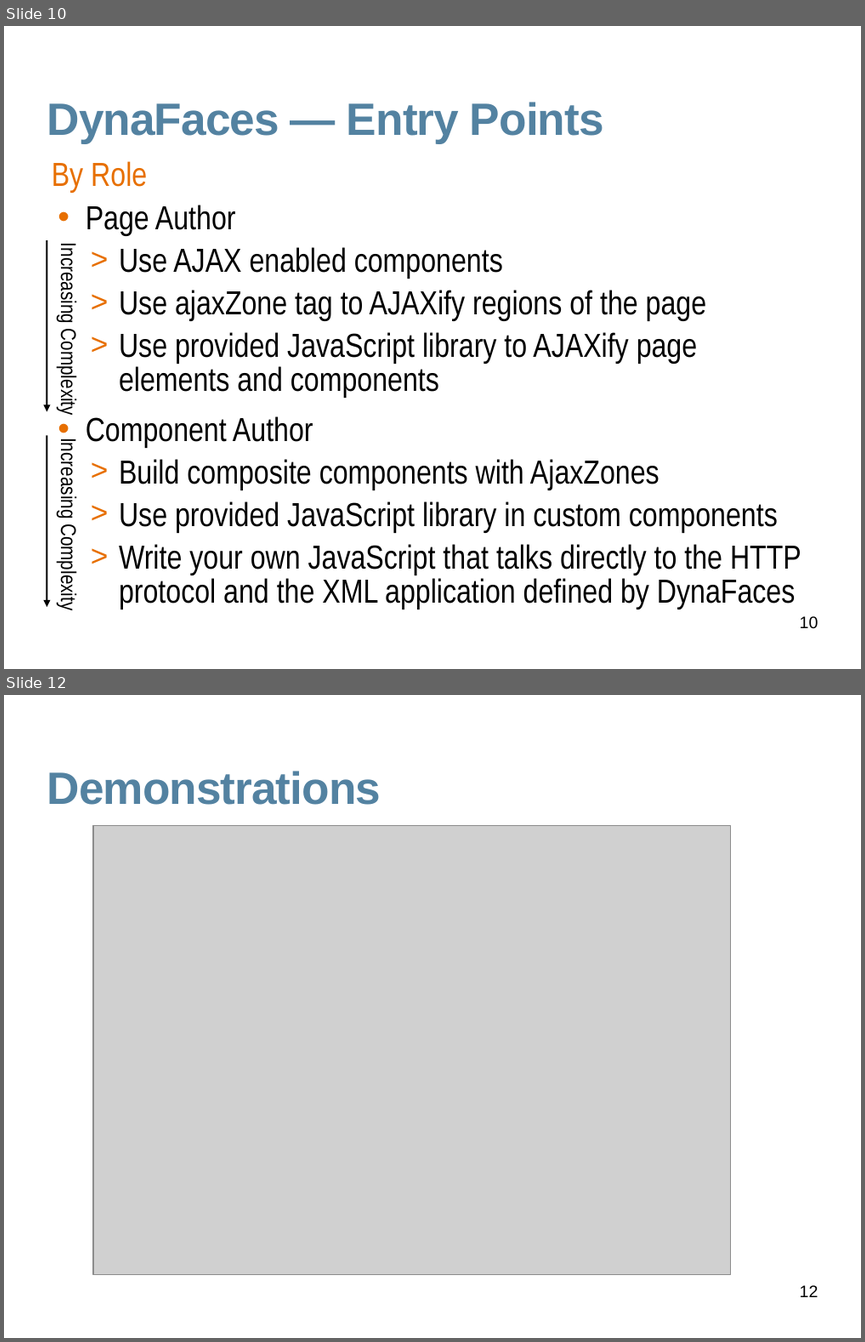
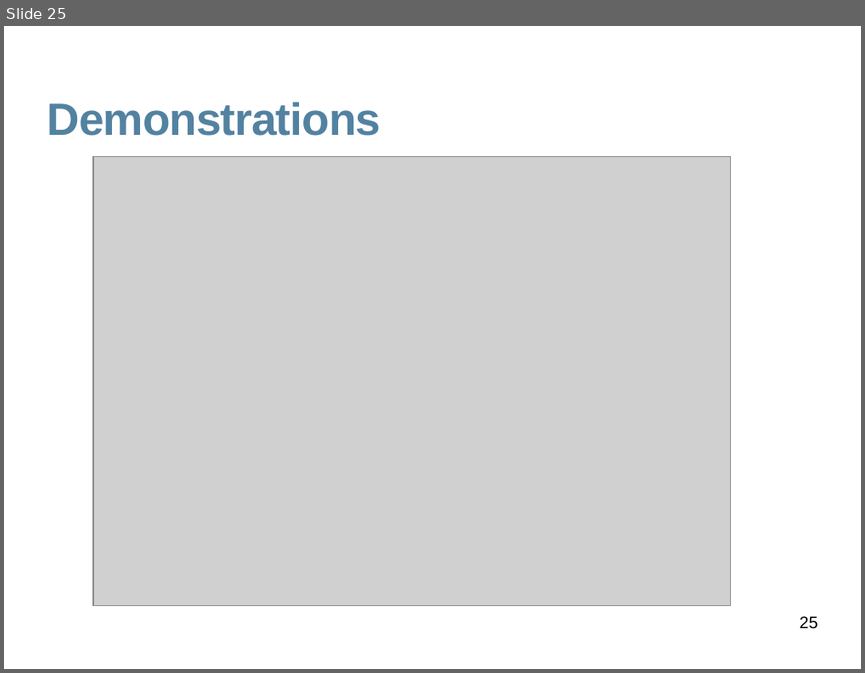
Before and after one commit to javaee/javaserverfaces-extensions, a slide deck: www/slides/dynafaces-advanced.odp. Shown one above the other, each under a label of ours: slides 10 and 12 before the commit, slide 25 after it; the slides between them are not shown. The pictures are 865x1342 and 865x673 pixels, drawn with LibreOffice and Linux fonts; fonts in the diff are those of the drawing; grey boxes stand for pictures; background and template pictures are left out. Boxes give left, top, right and bottom in pixels: in the first picture for what was removed or moved away, otherwise in the second. Text is boxed around its words. In the diff, an @@ line names an element or a change of style, - is before the commit and + after.

```diff
--- a/www/slides/dynafaces-advanced.odp
+++ b/www/slides/dynafaces-advanced.odp
@@ slide 10 removed at (4, 26, 861, 669), background #FFFFFF @@
@@ title removed at (47, 102, 604, 143) @@
-DynaFaces — Entry Points
@@ text removed at (52, 161, 147, 192) @@
-By Role
@@ text removed at (86, 204, 801, 608) @@
-• Page Author
-  > Use AJAX enabled components
-  > Use ajaxZone tag to AJAXify regions of the page
-  > Use provided JavaScript library to AJAXify page elements and components
-• Component Author
-  > Build composite components with AjaxZones
-  > Use provided JavaScript library in custom components
-  > Write your own JavaScript that talks directly to the HTTP protocol and the XML application defined by DynaFaces
@@ arrow removed from (46, 240) to (46, 412) @@
@@ text removed at (57, 250, 81, 413) @@
-Increasing Complexity
@@ arrow removed from (46, 436) to (46, 607) @@
@@ text removed at (57, 445, 81, 607) @@
-Increasing Complexity
@@ page number removed at (800, 616, 818, 629) @@
-10
@@ what was slide 12 is now slide 25 @@
@@ page number at (800, 616, 818, 629): text changed @@
-12
+25
```
Also in this commit, not shown: 3 slides changed, 20 slides added, 6 other slides removed, 13 other files.
